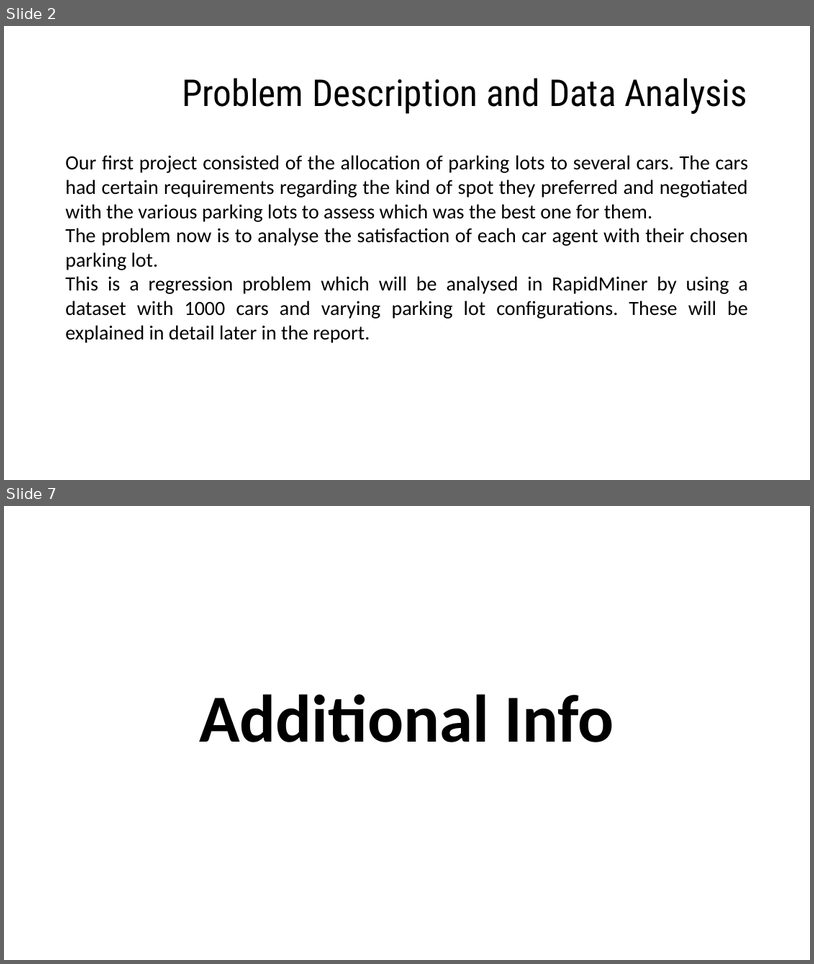
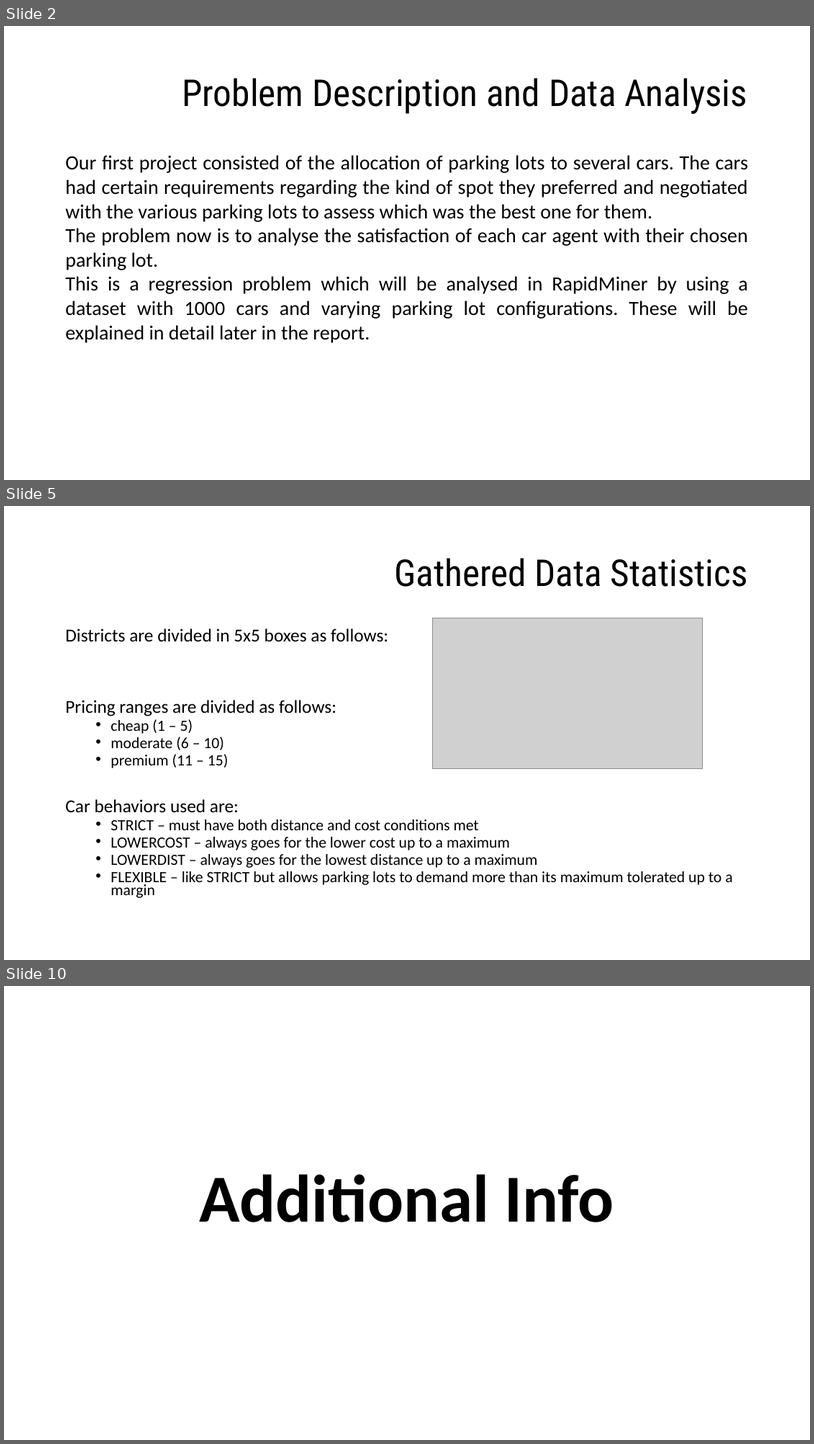
Before and after one commit to EZSPECIAL/AIAD18-19, a slide deck: TP2/docs/report.pptx. Shown one above the other, each under a label of ours: slides 2 and 7 before the commit, slides 2, 5 and 10 after it; the slides between them are not shown. The pictures are 814x964 and 814x1444 pixels, drawn with LibreOffice and Linux fonts; fonts in the diff are those of the drawing; grey boxes stand for pictures. Boxes give left, top, right and bottom in pixels: in the first picture for what was removed or moved away, otherwise in the second. Text is boxed around its words. In the diff, an @@ line names an element or a change of style, - is before the commit and + after.

Commit message:
Completed report text / Added pictures used

```diff
--- a/TP2/docs/report.pptx
+++ b/TP2/docs/report.pptx
@@ slide 5 added at <box>4,506,810,960</box>, background #FFFFFF @@
@@ title added at <box>394,558,748,587</box>, 44 pt, text #000000 @@
+Gathered Data Statistics
@@ text added at <box>65,628,733,898</box>, 18.6 pt, text #000000 @@
+Districts are divided in 5x5 boxes as follows:
+Pricing ranges are divided as follows:
+  • cheap (1 – 5)
+  • moderate (6 – 10)
+  • premium (11 – 15)
+Car behaviors used are:
+  • STRICT – must have both distance and cost conditions met
+  • LOWERCOST – always goes for the lower cost up to a maximum
+  • LOWERDIST – always goes for the lowest distance up to a maximum
+  • FLEXIBLE – like STRICT but allows parking lots to demand more than its maximum tolerated up to a margin
@@ picture added at <box>433,618,703,769</box> @@
@@ what was slide 7 is now slide 10 @@
```
Also in this commit, not shown: 5 slides changed, 5 other slides added, 2 slides removed, 7 other files.
